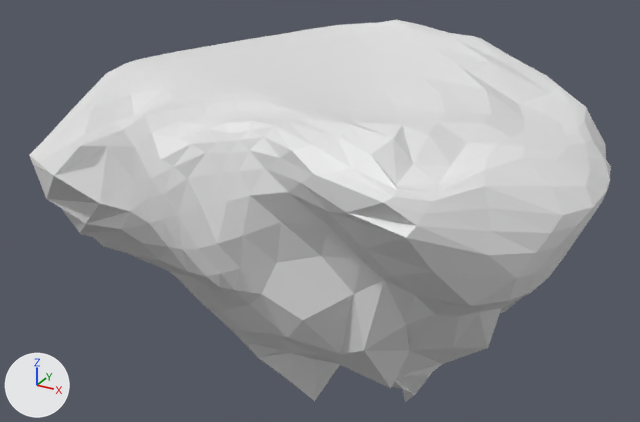
A saved change to the Blender file ast/models/islands/island2.blend.
Camera for both pictures: a 50 mm lens placed at (57.0, -106.2, 45.2), pointed at (3.1, -8.2, -3.8). The axes (+X, +Y, +Z) are drawn at lower left. The lights are the same throughout. The first picture is the older version.
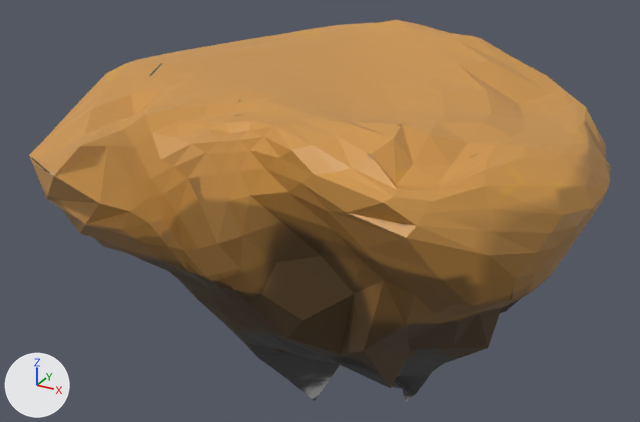
What the commit changed:
Picture 'island2' (img_island2) is new.
In material 'Material.001' (mat_material_001), base_color is no longer (0.8, 0.8, 0.8), white #e7e7e7.
In material 'Material.001' (mat_material_001), texture is now set to img_island2.

Pixel boxes (x1, y1, x2, y2) of what changed, in the pictures (640 x 422 px):
'Icosphere', surface changed (white to orange)
    both: (29, 20, 611, 402)
